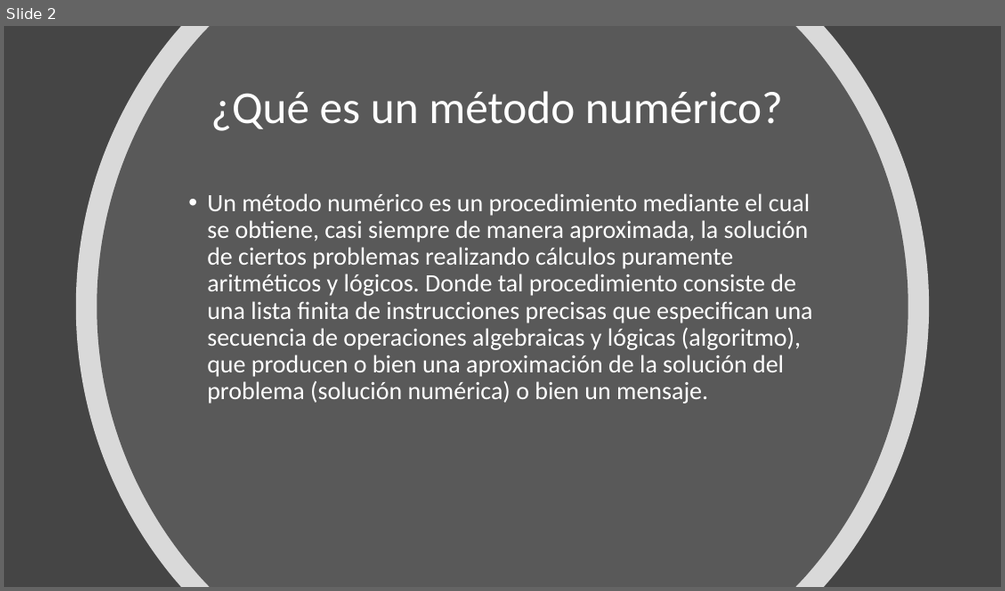
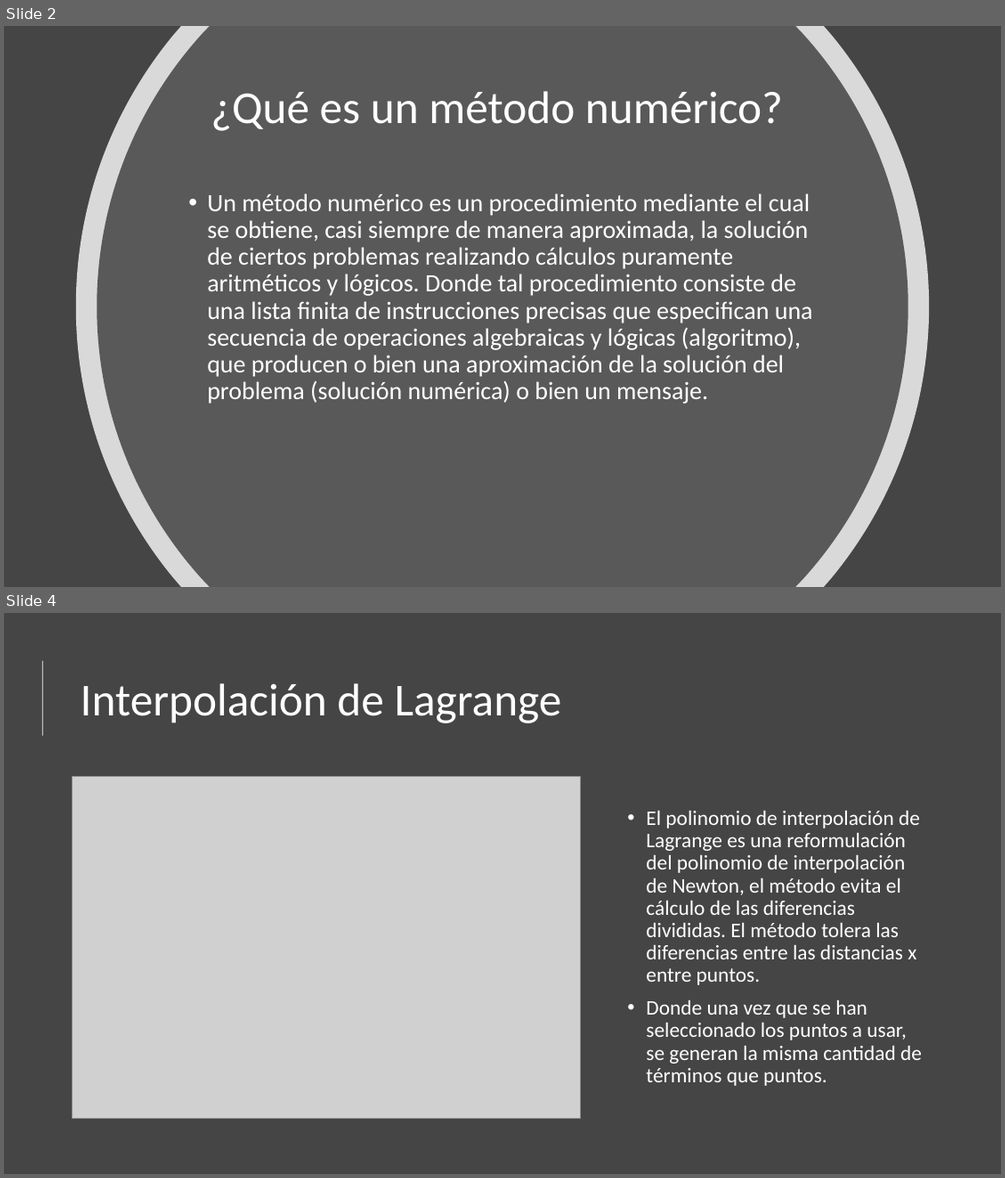
Before and after one commit to Crxwler/Numerical-Methods, a slide deck: Documentos/metodos_numericos.pptx. Shown one above the other, each under a label of ours: slide 2 before the commit, slides 2 and 4 after it; the slides between them are not shown. The pictures are 1005x591 and 1005x1178 pixels, drawn with LibreOffice and Linux fonts; fonts in the diff are those of the drawing; grey boxes stand for pictures. Boxes give left, top, right and bottom in pixels: in the first picture for what was removed or moved away, otherwise in the second. Text is boxed around its words. In the diff, an @@ line names an element or a change of style, - is before the commit and + after.

```diff
--- a/Documentos/metodos_numericos.pptx
+++ b/Documentos/metodos_numericos.pptx
@@ slide 4 added at [4, 613, 1001, 1174], background #454545 @@
@@ rectangle added at [42, 661, 43, 736], fill #FFFFFF @@
@@ title added at [81, 683, 562, 723], 44 pt, text #FFFFFF @@
+Interpolación de Lagrange
@@ picture added at [72, 777, 581, 1118] @@
@@ text added at [646, 811, 922, 1086], 20 pt, text #FFFFFF @@
+• El polinomio de interpolación de Lagrange es una reformulación del polinomio de interpolación de Newton, el método evita el cálculo de las diferencias divididas. El método tolera las diferencias entre las distancias x entre puntos.
+• Donde una vez que se han seleccionado los puntos a usar, se generan la misma cantidad de términos que puntos.
```
Also in this commit, not shown: 1 slide changed, 2 other slides added, 3 other files.
